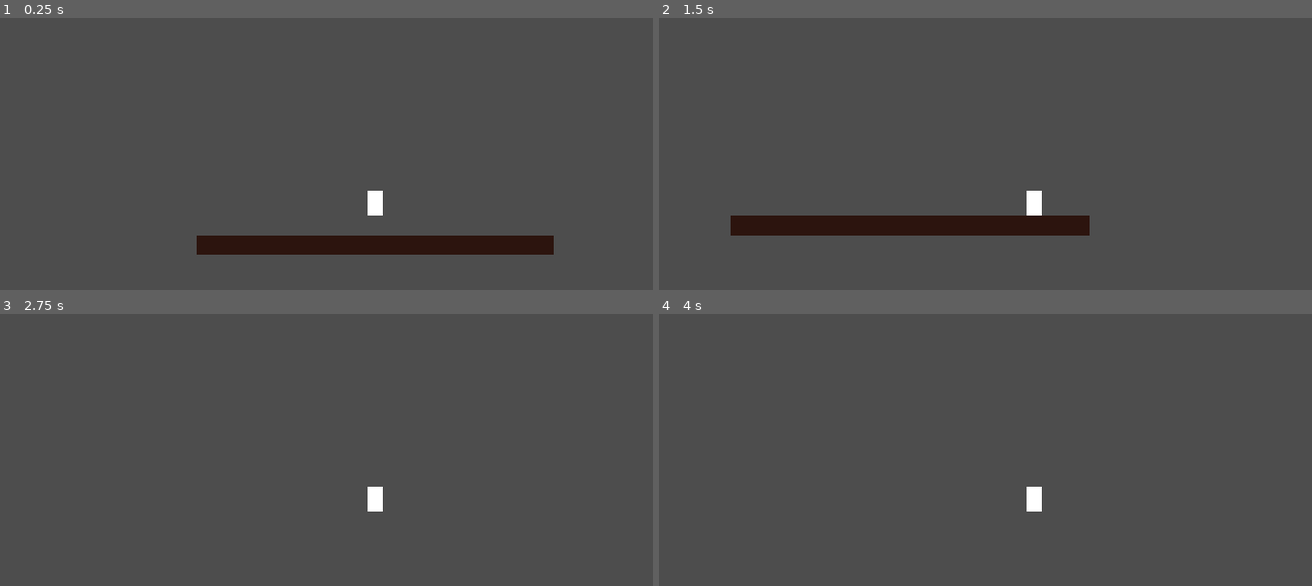
Above: before the commit, frames 1-4 (two rows, left to right).
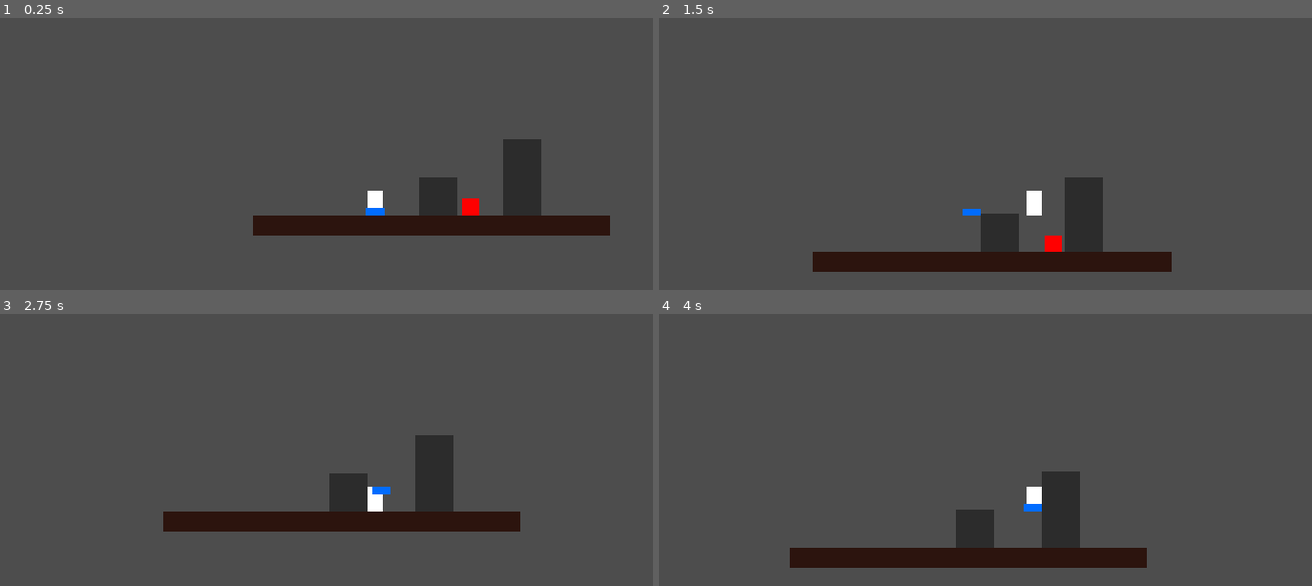
Above: after the commit, the same moments.

Repository: SNiF21/tbd
Game: Godot game, scene res://scenes/level_101.tscn
Two runs of this game, one before a commit and one after it. Both use one fixed random seed, a clock stepped at 60 frames per second and the inputs below.
Inputs:
- Up to frame 1 (0.25 s): no input
- Up to frame 2 (1.5 s): hold D (move_right) from 0.53 s (still down); tap W (jump) at 0.77 s
- Up to frame 3 (2.75 s): tap W (jump) at 1.52 s; release D (move_right) at 2.03 s; hold A (move_left) from 2.03 s (still down)
- Up to frame 4 (4 s): release A (move_left) at 2.78 s; hold D (move_right) from 2.78 s (still down); tap W (jump) at 3.02, 3.77 s

The runs differ from the first frame. In frame 1, 11% of the frame differs, in the area x 30-94%, y 44-88%; in frame 2, 10%; in frame 3, 6.6%; in frame 4, 6.6%.

Commit message:
feat: added enemy and companion, created separate scenes for floor and player

Diff:
--- /dev/null
+++ b/scenes/block.tscn
@@ -0,0 +1,17 @@
+[gd_scene format=3 uid="uid://i0ert0eo4g2r"]
+
+[sub_resource type="RectangleShape2D" id="RectangleShape2D_rmfiq"]
+size = Vector2(64, 64)
+
+[node name="Block" type="StaticBody2D" unique_id=585081114]
+metadata/_edit_group_ = true
+
+[node name="CollisionShape2D" type="CollisionShape2D" parent="." unique_id=986377900]
+shape = SubResource("RectangleShape2D_rmfiq")
+
+[node name="ColorRect" type="ColorRect" parent="." unique_id=295168419]
+offset_left = -32.0
+offset_top = -32.0
+offset_right = 32.0
+offset_bottom = 32.0
+color = Color(0.17211533, 0.1721153, 0.1721153, 1)
--- /dev/null
+++ b/scenes/companion.tscn
@@ -0,0 +1,20 @@
+[gd_scene format=3 uid="uid://bufqy15xxxe2l"]
+
+[ext_resource type="Script" uid="uid://b85r31yv11w8u" path="res://scripts/companion.gd" id="1_0ewvi"]
+
+[sub_resource type="RectangleShape2D" id="RectangleShape2D_rmfiq"]
+size = Vector2(30, 12)
+
+[node name="Companion" type="CharacterBody2D" unique_id=1785809186]
+script = ExtResource("1_0ewvi")
+metadata/_edit_group_ = true
+
+[node name="CollisionShape2D" type="CollisionShape2D" parent="." unique_id=1638176706]
+shape = SubResource("RectangleShape2D_rmfiq")
+
+[node name="ColorRect" type="ColorRect" parent="." unique_id=909933443]
+offset_left = -15.0
+offset_top = -6.0
+offset_right = 15.0
+offset_bottom = 6.0
+color = Color(0, 0.42352942, 1, 1)
--- /dev/null
+++ b/scenes/enemy.tscn
@@ -0,0 +1,19 @@
+[gd_scene format=3 uid="uid://b2varr76bwxiy"]
+
+[ext_resource type="Script" uid="uid://cm6y8w6jgajys" path="res://scripts/enemy.gd" id="1_7p1mj"]
+
+[sub_resource type="RectangleShape2D" id="RectangleShape2D_rmfiq"]
+size = Vector2(28, 28)
+
+[node name="Enemy" type="CharacterBody2D" unique_id=2015319253]
+script = ExtResource("1_7p1mj")
+
+[node name="CollisionShape2D" type="CollisionShape2D" parent="." unique_id=825039824]
+shape = SubResource("RectangleShape2D_rmfiq")
+
+[node name="ColorRect" type="ColorRect" parent="." unique_id=1261624764]
+offset_left = -14.0
+offset_top = -14.0
+offset_right = 14.0
+offset_bottom = 14.0
+color = Color(1, 0, 0, 1)
--- /dev/null
+++ b/scenes/floor.tscn
@@ -0,0 +1,18 @@
+[gd_scene format=3 uid="uid://f3xg1we20fe1"]
+
+[sub_resource type="RectangleShape2D" id="RectangleShape2D_an55i"]
+size = Vector2(600, 32)
+
+[node name="Floor" type="StaticBody2D" unique_id=1361178881]
+metadata/_edit_group_ = true
+
+[node name="CollisionShape2D" type="CollisionShape2D" parent="." unique_id=1896307593]
+position = Vector2(320, 320)
+shape = SubResource("RectangleShape2D_an55i")
+
+[node name="ColorRect" type="ColorRect" parent="." unique_id=1337836033]
+offset_left = 20.0
+offset_top = 304.0
+offset_right = 620.0
+offset_bottom = 337.0
+color = Color(0.17125294, 0.078206815, 0.055467397, 1)
--- a/scenes/level_101.tscn
+++ b/scenes/level_101.tscn
@@ -1,39 +1,33 @@
 [gd_scene format=3 uid="uid://cbhs0hyvh547e"]
 
-[ext_resource type="Script" uid="uid://bl6g5lq557g2m" path="res://scripts/player.gd" id="1_jr88i"]
-
-[sub_resource type="RectangleShape2D" id="RectangleShape2D_an55i"]
-size = Vector2(600, 32)
-
-[sub_resource type="RectangleShape2D" id="RectangleShape2D_rmfiq"]
-size = Vector2(24, 40)
+[ext_resource type="PackedScene" uid="uid://f3xg1we20fe1" path="res://scenes/floor.tscn" id="1_bs35o"]
+[ext_resource type="PackedScene" uid="uid://68ga8akun21n" path="res://scenes/player.tscn" id="1_xvgh4"]
+[ext_resource type="PackedScene" uid="uid://i0ert0eo4g2r" path="res://scenes/block.tscn" id="2_hi363"]
+[ext_resource type="PackedScene" uid="uid://bufqy15xxxe2l" path="res://scenes/companion.tscn" id="3_3s07w"]
+[ext_resource type="PackedScene" uid="uid://b2varr76bwxiy" path="res://scenes/enemy.tscn" id="3_xvgh4"]
 
 [node name="Level101" type="Node2D" unique_id=1168552389]
 
-[node name="Floor" type="StaticBody2D" parent="." unique_id=848029769]
+[node name="Floor" parent="." unique_id=1361178881 instance=ExtResource("1_bs35o")]
 
-[node name="CollisionShape2D" type="CollisionShape2D" parent="Floor" unique_id=1623804624]
-position = Vector2(320, 320)
-shape = SubResource("RectangleShape2D_an55i")
+[node name="Player" parent="." unique_id=726948631 instance=ExtResource("1_xvgh4")]
+position = Vector2(226, 284)
 
-[node name="ColorRect" type="ColorRect" parent="Floor" unique_id=164277921]
-offset_left = 20.0
-offset_top = 304.0
-offset_right = 620.0
-offset_bottom = 337.0
-color = Color(0.17125294, 0.078206815, 0.055467397, 1)
+[node name="Companion" parent="." unique_id=1785809186 instance=ExtResource("3_3s07w")]
+position = Vector2(226, 258)
 
-[node name="Player" type="CharacterBody2D" parent="." unique_id=1414122340]
-position = Vector2(320, 200)
-script = ExtResource("1_jr88i")
+[node name="Obstacles" type="Node2D" parent="." unique_id=448840257]
 
-[node name="CollisionShape2D" type="CollisionShape2D" parent="Player" unique_id=232559890]
-shape = SubResource("RectangleShape2D_rmfiq")
+[node name="Block1" parent="Obstacles" unique_id=999685247 instance=ExtResource("2_hi363")]
+position = Vector2(474, 272)
 
-[node name="ColorRect" type="ColorRect" parent="Player" unique_id=2023197097]
-offset_left = -12.0
-offset_top = -20.0
-offset_right = 12.0
-offset_bottom = 20.0
+[node name="Block2" parent="Obstacles" unique_id=1948781303 instance=ExtResource("2_hi363")]
+position = Vector2(474, 210)
 
-[node name="Camera2D" type="Camera2D" parent="Player" unique_id=1095209973]
+[node name="Block3" parent="Obstacles" unique_id=784922509 instance=ExtResource("2_hi363")]
+position = Vector2(332, 272)
+
+[node name="Enemies" type="Node2D" parent="." unique_id=637550963]
+
+[node name="Enemy" parent="Enemies" unique_id=2015319253 instance=ExtResource("3_xvgh4")]
+position = Vector2(398, 290)
--- /dev/null
+++ b/scenes/player.tscn
@@ -0,0 +1,21 @@
+[gd_scene format=3 uid="uid://68ga8akun21n"]
+
+[ext_resource type="Script" uid="uid://bl6g5lq557g2m" path="res://scripts/player.gd" id="1_3vyb7"]
+
+[sub_resource type="RectangleShape2D" id="RectangleShape2D_rmfiq"]
+size = Vector2(24, 40)
+
+[node name="Player" type="CharacterBody2D" unique_id=726948631]
+script = ExtResource("1_3vyb7")
+metadata/_edit_group_ = true
+
+[node name="CollisionShape2D" type="CollisionShape2D" parent="." unique_id=1457163696]
+shape = SubResource("RectangleShape2D_rmfiq")
+
+[node name="ColorRect" type="ColorRect" parent="." unique_id=426313017]
+offset_left = -12.0
+offset_top = -20.0
+offset_right = 12.0
+offset_bottom = 20.0
+
+[node name="Camera2D" type="Camera2D" parent="." unique_id=2047805580]
--- /dev/null
+++ b/scripts/companion.gd
@@ -0,0 +1,32 @@
+extends CharacterBody2D
+
+const DELAY_FRAMES: int = 30
+const FOLLOW_OFFSET: Vector2 = Vector2(0.0, 14.0)
+
+@export var player: CharacterBody2D
+
+var position_history: Array[Vector2] = []
+
+func _ready() -> void:
+	if player == null:
+		player = get_parent().get_node_or_null("Player") as CharacterBody2D
+
+	if player != null:
+		add_collision_exception_with(player)
+		global_position = player.global_position + FOLLOW_OFFSET
+
+func _physics_process(delta: float) -> void:
+	if player == null:
+		return
+
+	position_history.append(player.global_position + FOLLOW_OFFSET)
+
+	if position_history.size() > DELAY_FRAMES:
+		var target_pos: Vector2 = position_history.pop_front()
+		velocity = (target_pos - global_position) / delta
+		move_and_slide()
+
+	for i: int in get_slide_collision_count():
+		var collider: Object = get_slide_collision(i).get_collider()
+		if collider.has_method("handle_player_hit"):
+			get_tree().call_deferred("reload_current_scene")
--- /dev/null
+++ b/scripts/enemy.gd
@@ -0,0 +1,45 @@
+extends CharacterBody2D
+
+const SPEED: float = 50.0
+const GRAVITY: float = 1200.0
+const BOUNCE_VELOCITY: float = -320.0
+
+var direction: float = -1.0
+var is_dead: bool = false
+
+func _physics_process(delta: float) -> void:
+	if is_dead:
+		return
+
+	#gravity
+	if not is_on_floor():
+		velocity.y += GRAVITY * delta
+
+	#move
+	velocity.x = direction * SPEED
+	move_and_slide()
+
+	#flip
+	if is_on_wall():
+		direction *= -1.0
+
+# collision
+	for i: int in get_slide_collision_count():
+		var collider: Object = get_slide_collision(i).get_collider()
+		if collider is CharacterBody2D:
+			if collider.name == "Player":
+				handle_player_hit(collider)
+			elif collider.name == "Companion":
+				get_tree().call_deferred("reload_current_scene")
+
+func handle_player_hit(player: CharacterBody2D) -> void:
+	if is_dead:
+		return
+
+	#stomp
+	if player.global_position.y < global_position.y - 20.0:
+		is_dead = true
+		player.velocity.y = BOUNCE_VELOCITY
+		queue_free()
+	else:
+		get_tree().call_deferred("reload_current_scene")
--- a/scripts/player.gd
+++ b/scripts/player.gd
@@ -1,8 +1,8 @@
 extends CharacterBody2D
 
 const SPEED: float = 220.0
-const JUMP_VELOCITY: float = -380.0
-const GRAVITY: float = 1500.0
+const JUMP_VELOCITY: float = -400.0
+const GRAVITY: float = 1200.0
 
 func _physics_process(delta: float) -> void:
 	#gravity
@@ -22,3 +22,9 @@
 
 	#standard method for movement
 	move_and_slide()
+
+	# 5. Check if the player landed on or ran into an Enemy
+	for i: int in get_slide_collision_count():
+		var collider: Object = get_slide_collision(i).get_collider()
+		if collider.has_method("handle_player_hit"):
+			collider.handle_player_hit(self)
Not shown, added: scripts/companion.gd.uid
Not shown, added: scripts/enemy.gd.uid
